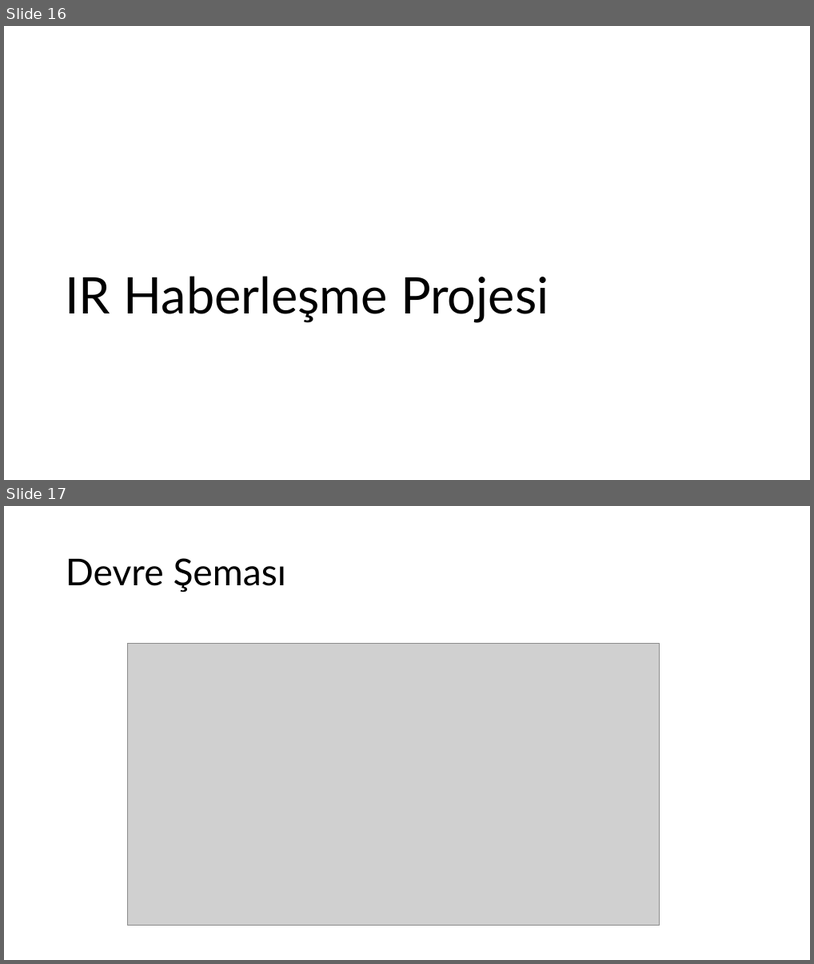
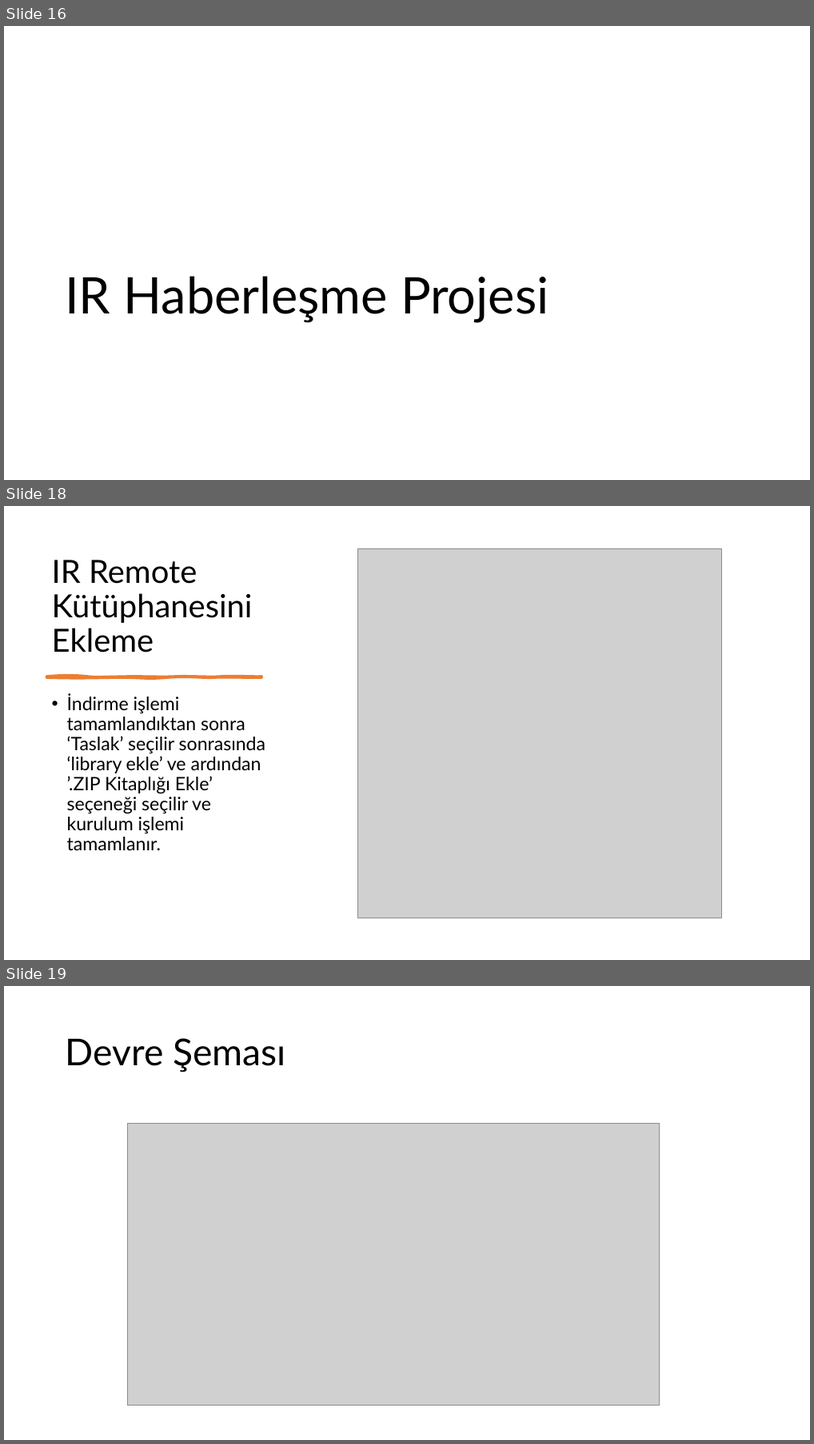
Before and after one commit to omeroztrk/deneyap_kart_egitimleri, a slide deck: Ders 2/Ders 2.pptx. Shown one above the other, each under a label of ours: slides 16 and 17 before the commit, slides 16, 18 and 19 after it; the slides between them are not shown. The pictures are 814x964 and 814x1444 pixels, drawn with LibreOffice and Linux fonts; fonts in the diff are those of the drawing; grey boxes stand for pictures; background and template pictures are left out. Boxes give left, top, right and bottom in pixels: in the first picture for what was removed or moved away, otherwise in the second. Text is boxed around its words. In the diff, an @@ line names an element or a change of style, - is before the commit and + after.

```diff
--- a/Ders 2/Ders 2.pptx
+++ b/Ders 2/Ders 2.pptx
@@ slide 18 added at [4,506,810,960], background picture (left out) @@
@@ rectangle added at [4,506,810,960], fill #FFFFFF @@
@@ picture added at [358,548,722,917] @@
@@ title added at [52,560,253,652], 38 pt, text #000000 @@
+IR Remote Kütüphanesini Ekleme
@@ freeform shape added at [46,676,262,677], fill #ED7D31, outline #ED7D31 3 pt @@
@@ text added at [67,694,266,850], 22 pt, text #000000 @@
+• İndirme işlemi tamamlandıktan sonra ‘Taslak’ seçilir sonrasında ‘library ekle’ ve ardından ’.ZIP Kitaplığı Ekle’ seçeneği seçilir ve kurulum işlemi tamamlanır.
@@ what was slide 17 is now slide 19 @@
```
Also in this commit, not shown: 2 other slides added, 1 other file.
